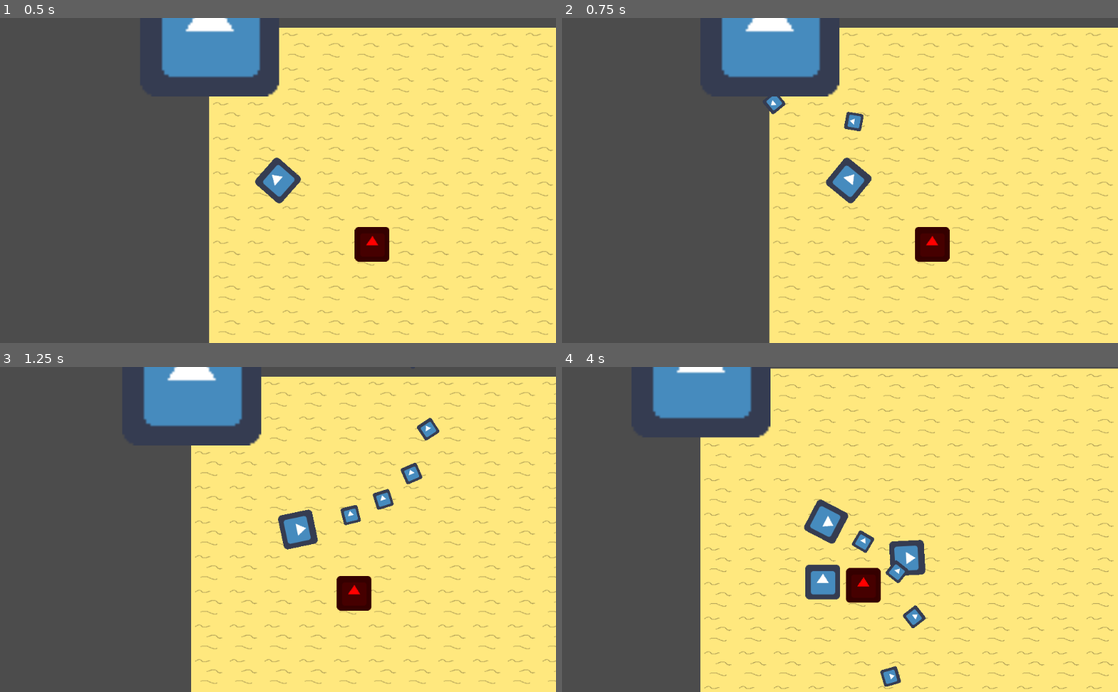
Above: before the commit, frames 1-4 (two rows, left to right).
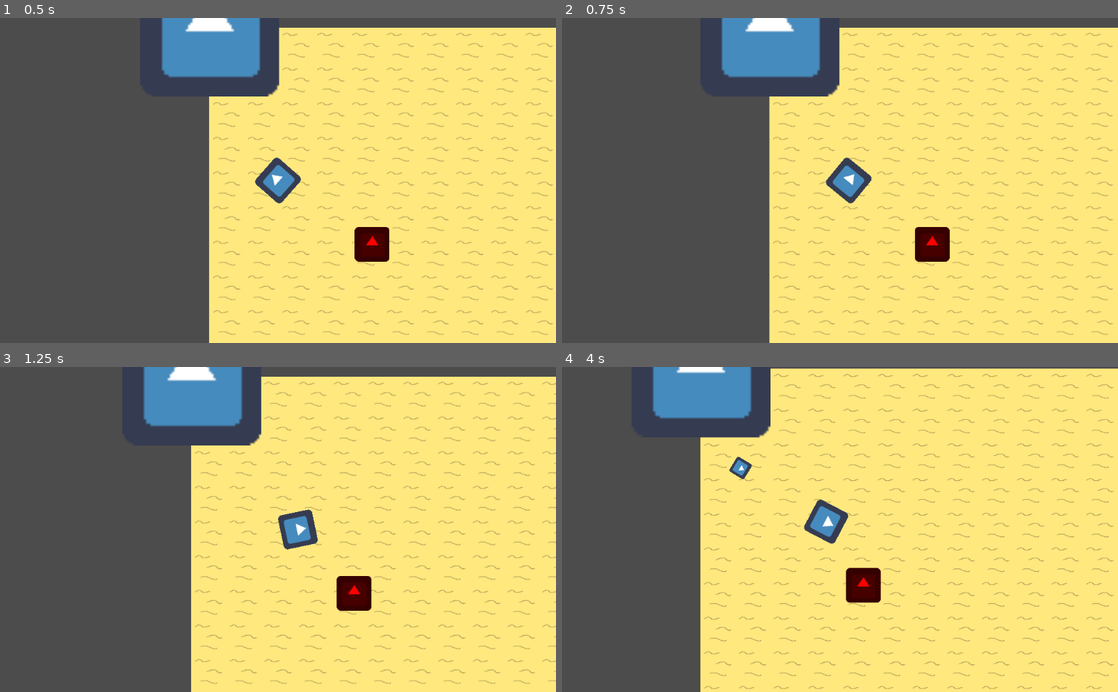
Above: after the commit, the same moments.

Repository: JortvD/ld49
Game: Godot game, scene res://scenes/MainScene.tscn
Same seed, same stepped clock (60 frames per second), same inputs: the game is played once before the commit and once after it. The engine's default icon, where the game draws it, is replaced by a stand-in: a white triangle on a blue panel in a dark square.
Inputs (mouse positions are in pixels of both pictures, inside the frame that each line leads up to):
- Up to frame 1 (0.5 s): no input
- Up to frame 2 (0.75 s): tap Enter at 0.5 s; move the mouse to (962, 164) at 0.52 s; hold Right (ui_right) from 0.53 s (still down); hold Q (ui_q) from 0.53 s (still down)
- Up to frame 3 (1.25 s): keep holding Right (ui_right); keep holding Q (ui_q); tap Space at 0.77 s; tap E (ui_e, bound only after the commit) at 0.8 s
- Up to frame 4 (4 s): move the mouse to (728, 545) at 1.27 s; release Right (ui_right) at 1.28 s; release Q (ui_q) at 1.28 s; hold Down (ui_down) 1.28-2.03 s; tap E (ui_e, bound only after the commit) at 1.35, 3.8 s; tap Space at 1.52, 3.02, 3.77 s; click (728, 545) at 1.55 s; move the mouse to (895, 458) at 2.02 s; press the mouse at (895, 458) at 2.03 s; hold Right (ui_right) 2.03-2.78 s; tap R at 2.3, 2.85 s; move the mouse to (812, 594) at 2.77 s; release the mouse at (812, 594) at 2.78 s; hold Up (ui_up) 2.78-3.53 s; tap Q (ui_q) at 3.05 s; move the mouse to (1006, 578) at 3.52 s; hold Left (ui_left) from 3.53 s (still down); hold Q (ui_q) from 3.53 s (still down)

Frame 1 is identical in both runs. In frame 2, 0.3% of the frame differs, in the area x 36-55%, y 24-44%; in frame 3, 0.7%; in frame 4, 2.1%, in the area x 30-66%, y 27-99%.

Commit message:
More item work

Diff:
--- a/Player/Player.gd
+++ b/Player/Player.gd
@@ -1,21 +1,30 @@
 extends KinematicBody2D
+
+const INVENTORY_SIZE = 5
 
 export var speed = 100
 export var rotation_speed = 5
 var velocity = Vector2()
 var health = 100
-var faction_reputation = {"Rojo": 50, "Arizona": 50}
+var faction_reputation = {"Rojo": 50, "Arizona": 50, "None": 50}
+var inventory = []
+var selected_slot = 0
 onready var BULLET = preload("res://objects/Bullet.tscn")
+var throw_start = 0
+
+func _ready():
+	for n in range(INVENTORY_SIZE):
+		inventory.push_back(null)
 
 func _input(event):
 	if event is InputEventKey and event.pressed:
 		if event.scancode == KEY_R:
-			$"/root/MainScene/Items".create_item("gun", position)
+			$"/root/MainScene/Items".create_item("gun", $LocationBullet.global_transform, self, 1000)
 
 func get_input():
 	velocity = Vector2()
 
-	if Input.is_action_pressed("ui_q") and $BulletTimer.is_stopped():
+	if Input.is_action_pressed("ui_left_click") and $BulletTimer.is_stopped():
 		shoot()
 	if Input.is_action_pressed("ui_right") or Input.is_action_pressed("ui_d"):
 		velocity.x += 1
@@ -25,6 +34,14 @@
 		velocity.y += 1
 	if Input.is_action_pressed("ui_up") or Input.is_action_pressed("ui_w"):
 		velocity.y -= 1
+	if Input.is_action_pressed("ui_q"):
+		if (throw_start == 0): throw_start = OS.get_ticks_msec()
+	if Input.is_action_just_released("ui_q"):
+		var diff = OS.get_ticks_msec()-throw_start
+		throw_start = 0
+		if diff>1000: diff = 1000
+		throw(selected_slot, diff)
+
 	if Input.is_action_pressed("ui_shift"):
 		speed = 300
 	else:
@@ -32,12 +49,11 @@
 	velocity = velocity.normalized() * speed
 
 func _physics_process(delta):
+	var target_position = get_global_mouse_position()
+	rotation = lerp_angle(rotation, target_position.angle_to_point(global_position), rotation_speed * delta)
+
 	get_input()
 	velocity = move_and_slide(velocity)
-
-	var target_position = get_global_mouse_position()
-
-	rotation = lerp_angle(rotation, target_position.angle_to_point(global_position), rotation_speed * delta)
 
 	if (health <= 0):
 		playerDead();
@@ -50,3 +66,23 @@
 	owner.add_child(b)
 	b.transform = $LocationBullet.global_transform
 	$BulletTimer.start()
+
+func pickup(item):
+	for n in range(INVENTORY_SIZE):
+		if(inventory[n] == null):
+			inventory[n] = item
+			print(inventory)
+			return true
+
+	return false
+
+func throw(slot, weight):
+	if(inventory[slot] == null): return
+
+	var item = inventory[slot]
+
+	$"/root/MainScene/Items".create_item(item.name, $LocationBullet.global_transform, self, weight)
+
+	inventory[slot] = null
+
+	print(inventory)
--- /dev/null
+++ b/items/Item.gd
@@ -0,0 +1,20 @@
+extends RigidBody2D
+
+var DISTANCE_TO_CLOSE = 100
+var player_close = false
+
+var type
+
+func _process(delta):
+	var distance = position.distance_to($"/root/MainScene/Player".position)
+	if distance <= DISTANCE_TO_CLOSE:
+		if !player_close:
+			player_close = true
+	else:
+		if player_close:
+			player_close = false
+
+func _input(event):
+	if event is InputEventKey and event.pressed and player_close and Input.is_action_pressed("ui_e"):
+		var result = $"/root/MainScene/Player".pickup(type)
+		if result: queue_free()
--- a/items/Item.tscn
+++ b/items/Item.tscn
@@ -1,13 +1,20 @@
-[gd_scene load_steps=2 format=2]
+[gd_scene load_steps=4 format=2]
 
-[sub_resource type="CircleShape2D" id=1]
+[ext_resource path="res://icon.png" type="Texture" id=1]
+[ext_resource path="res://items/Item.gd" type="Script" id=2]
+
+[sub_resource type="RectangleShape2D" id=1]
+extents = Vector2( 16, 16 )
 
 [node name="Item" type="RigidBody2D"]
 gravity_scale = 0.0
 linear_damp = 2.0
 angular_damp = 1.0
+script = ExtResource( 2 )
 
 [node name="CollisionShape2D" type="CollisionShape2D" parent="."]
 shape = SubResource( 1 )
 
 [node name="Sprite" type="Sprite" parent="."]
+scale = Vector2( 0.5, 0.5 )
+texture = ExtResource( 1 )
--- a/items/Items.gd
+++ b/items/Items.gd
@@ -7,7 +7,7 @@
 ]
 var items = []
 
-func create_item(name, position):
+func create_item(name, transform, player, weight):
 	var type
 	for i in types:
 		if(i["name"] == name):
@@ -19,6 +19,7 @@
 	var texture = load(type.img)
 	var item = ITEM.instance()
 	owner.add_child(item)
-	item.position = position
+	item.transform = transform
 	item.get_node("Sprite").texture = texture
-	items.push_back(item)
+	item.type = type
+	item.linear_velocity = player.position.direction_to(item.position) * weight
--- a/project.godot
+++ b/project.godot
@@ -85,6 +85,16 @@
 "events": [ Object(InputEventKey,"resource_local_to_scene":false,"resource_name":"","device":0,"alt":false,"shift":false,"control":false,"meta":false,"command":false,"pressed":false,"scancode":81,"unicode":0,"echo":false,"script":null)
  ]
 }
+ui_left_click={
+"deadzone": 0.5,
+"events": [ Object(InputEventMouseButton,"resource_local_to_scene":false,"resource_name":"","device":0,"alt":false,"shift":false,"control":false,"meta":false,"command":false,"button_mask":0,"position":Vector2( 0, 0 ),"global_position":Vector2( 0, 0 ),"factor":1.0,"button_index":1,"pressed":false,"doubleclick":false,"script":null)
+ ]
+}
+ui_e={
+"deadzone": 0.5,
+"events": [ Object(InputEventKey,"resource_local_to_scene":false,"resource_name":"","device":0,"alt":false,"shift":false,"control":false,"meta":false,"command":false,"pressed":false,"scancode":69,"unicode":0,"echo":false,"script":null)
+ ]
+}
 
 [physics]
 
